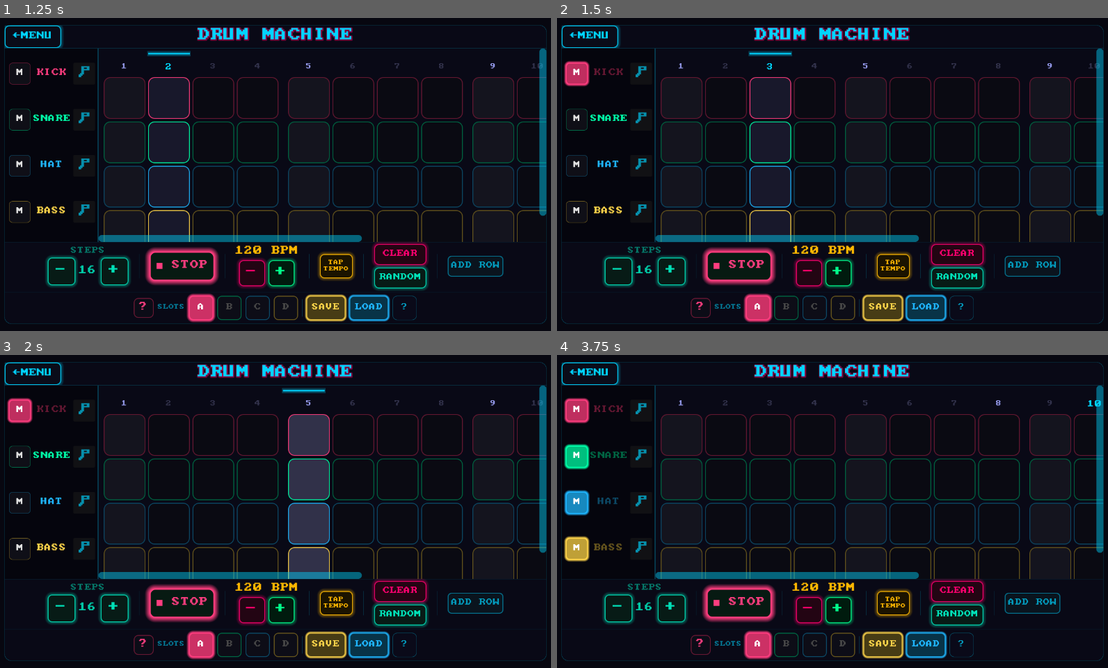
Above: before the commit, frames 1-4 (two rows, left to right).
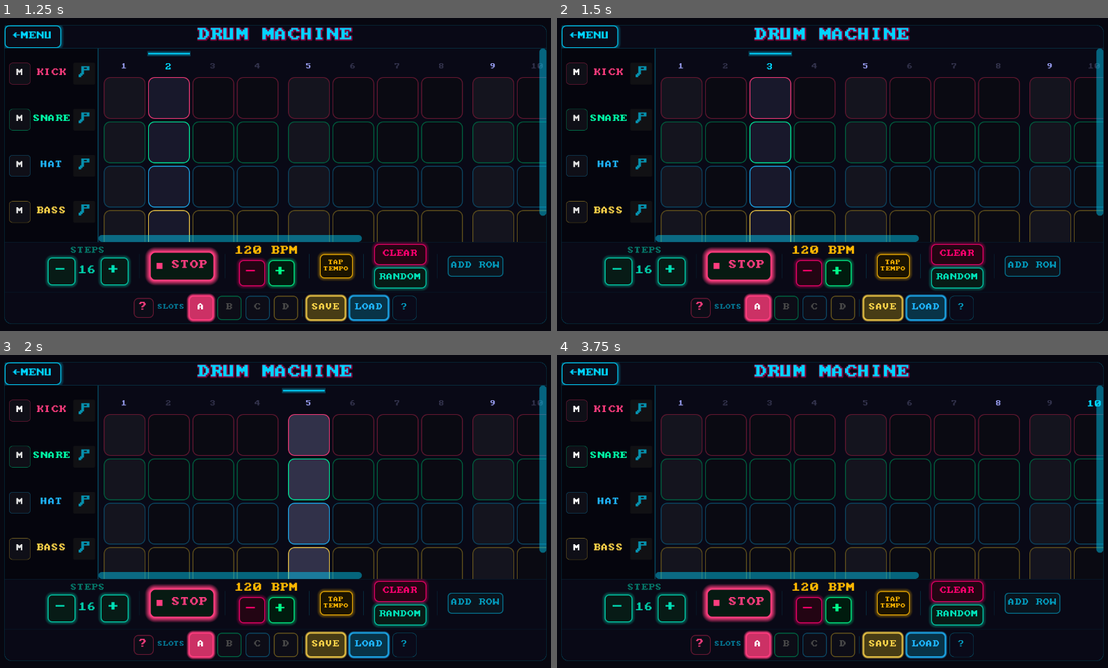
Above: after the commit, the same moments.

Repository: HunterD-LevelMax/godot.DrumMachine
Game: Godot game, scene res://scenes/menu/menu.tscn
The game is run twice, just before and just after one commit, with the same random seed, the same clock (stepped at 60 frames per second) and the same inputs.
Inputs:
- Up to frame 1 (1.25 s): click "▶ LAUNCH" at 0.5 s
- Up to frame 2 (1.5 s): click "M" at 1.25 s
- Up to frame 3 (2 s): no input
- Up to frame 4 (3.75 s): click "M" at 2 s; click "M" at 2.75 s; click "M" at 3.5 s

Frame 1 is identical in both runs. In frame 2, 0.4% of the frame differs, in the area x 1-12%, y 13-22%; in frame 3, 0.4%; in frame 4, 1.7%, in the area x 1-13%, y 13-66%.
Error after the commit: Out of bounds get index '0' (on base: 'Array') (res://scripts/ui/mute_controller.gd:63)

Commit message:
refactor: extract SlotManager, TapTempo, MuteController from main.gd
main.gd reduced from 835 → 681 lines (−18%), 52 → 41 functions.

New classes:
- SlotManager: slot button UI, save/load flow, confirm overwrite
- TapTempo: BPM calculation from tap rhythm
- MuteController: mute toggle, label long-press mute

All follow existing RefCounted + setup() pattern. Callbacks wired via
Callable references for decoupling.

Diff:
--- a/scenes/main/main.gd
+++ b/scenes/main/main.gd
@@ -3,7 +3,6 @@
 extends Control
 
 const LONG_PRESS_SEC := 0.45
-const MAX_TAP_COUNT  := 8
 
 const PLAYHEAD_HEIGHT := 4
 
@@ -44,13 +43,14 @@
 var _music:   MusicManager
 var _grid:    StepGridBuilder
 var _popups:  PopupManager
+var _slots:   SlotManager
+var _tap:     TapTempo
+var _mute:    MuteController
 
 var _row_labels:    Array = []
 var _row_snd_btns:  Array = []
 var _row_mute_btns: Array = []
 
-var _active_slot:  int   = 0
-var _slot_buttons: Array = []
 var _syncing_scroll: bool = false
 
 var _lp_timer:    Timer
@@ -59,12 +59,8 @@
 var _lp_fired:    bool = false
 var _lp_consumed: bool = false
 
-var _tap_times: Array[float] = []
-
 var _playhead: ColorRect
 var _playhead_glow: ColorRect
-var _label_mute_timer: Timer = null
-var _label_mute_row: int = -1
 
 var _flash_tweens: Dictionary = {}
 
@@ -80,9 +76,19 @@
 	_music   = MusicManager.new()
 	_grid    = StepGridBuilder.new()
 	_popups  = PopupManager.new()
+	_slots   = SlotManager.new()
+	_tap     = TapTempo.new()
+	_mute    = MuteController.new()
 	_popups.setup(self)
 	_music.setup(self)
 	_music.set_master_volume(GameSettings.master_volume_db)
+	_slots.setup(
+		self, _seq, _popups, _music, _history, _timer, _grid,
+		_rebuild_all_rows, _apply_sound_paths,
+		_refresh_tempo_label, _refresh_steps_label
+	)
+	_tap.setup(_seq, _timer)
+	_mute.setup(self, _seq)
 
 	_lp_timer           = Timer.new()
 	_lp_timer.one_shot  = true
@@ -104,7 +110,10 @@
 	_timer.start()
 
 	_connect_transport_buttons()
-	_init_slot_ui()
+	_slots.init(
+		_slot_btn_a, _slot_btn_b, _slot_btn_c, _slot_btn_d,
+		_save_btn, _load_btn, _inf_btn
+	)
 	_refresh_tempo_label()
 	_refresh_steps_label()
 	_refresh_play_button()
@@ -232,7 +241,7 @@
 	mute_btn.add_theme_stylebox_override("normal", mute_style)
 	mute_btn.add_theme_stylebox_override("pressed", mute_style)
 	mute_btn.add_theme_stylebox_override("hover", mute_style)
-	mute_btn.toggled.connect(_on_mute_toggled.bind(row))
+	mute_btn.toggled.connect(_mute.on_mute_toggled.bind(row))
 	cell.add_child(mute_btn)
 	_row_mute_btns.append(mute_btn)
 
@@ -243,7 +252,7 @@
 	label.add_theme_color_override("font_color", color)
 	label.horizontal_alignment = HORIZONTAL_ALIGNMENT_CENTER
 	label.modulate = Color(0.4, 0.4, 0.4) if _seq.muted[row] else Color(1, 1, 1)
-	label.gui_input.connect(_on_label_input.bind(row))
+	label.gui_input.connect(_mute.on_label_input.bind(row))
 	cell.add_child(label)
 	_row_labels.append(label)
 
@@ -315,48 +324,6 @@
 			_seq.current_step = 0
 			_grid.set_prev_step(-1)
 			_timer.start()
-
-
-# ── Label long-press mute ─────────────────────────────────────────────────────
-
-func _on_label_input(event: InputEvent, row: int) -> void:
-	if event is InputEventMouseButton and event.pressed and event.button_index == MOUSE_BUTTON_LEFT:
-		_cancel_label_mute_timer()
-		_label_mute_row = row
-		_label_mute_timer = Timer.new()
-		_label_mute_timer.one_shot = true
-		_label_mute_timer.wait_time = 0.5
-		_label_mute_timer.timeout.connect(_on_label_mute_timeout)
-		add_child(_label_mute_timer)
-		_label_mute_timer.start()
-	elif event is InputEventMouseButton and not event.pressed:
-		_cancel_label_mute_timer()
-	elif event is InputEventScreenTouch and event.pressed:
-		_cancel_label_mute_timer()
-		_label_mute_row = row
-		_label_mute_timer = Timer.new()
-		_label_mute_timer.one_shot = true
-		_label_mute_timer.wait_time = 0.5
-		_label_mute_timer.timeout.connect(_on_label_mute_timeout)
-		add_child(_label_mute_timer)
-		_label_mute_timer.start()
-	elif event is InputEventScreenTouch and not event.pressed:
-		_cancel_label_mute_timer()
-
-
-func _cancel_label_mute_timer() -> void:
-	if _label_mute_timer != null and _label_mute_timer.is_inside_tree():
-		_label_mute_timer.stop()
-		_label_mute_timer.queue_free()
-		_label_mute_timer = null
-	_label_mute_row = -1
-
-
-func _on_label_mute_timeout() -> void:
-	if _label_mute_row >= 0 and _label_mute_row < _seq.rows:
-		(_row_mute_btns[_label_mute_row] as Button).button_pressed = not _seq.muted[_label_mute_row]
-	_label_mute_row = -1
-	_cancel_label_mute_timer()
 
 
 # ── Connections ───────────────────────────────────────────────────────────────
@@ -476,20 +443,6 @@
 		_music.set_stream(row, _seq.sound_paths[row])
 
 
-# ── Mute ──────────────────────────────────────────────────────────────────────
-
-func _on_mute_toggled(pressed: bool, row: int) -> void:
-	_seq.muted[row] = pressed
-	var lbl: Label = _row_labels[row]
-	var target_color := Color(0.4, 0.4, 0.4) if pressed else Color(1, 1, 1)
-	var tween := lbl.create_tween()
-	tween.tween_property(lbl, "modulate", target_color, 0.15).set_ease(Tween.EASE_OUT).set_trans(Tween.TRANS_CUBIC)
-	var mute_style := DrumTheme.mute_style(pressed, row)
-	(_row_mute_btns[row] as Button).add_theme_stylebox_override("normal", mute_style)
-	(_row_mute_btns[row] as Button).add_theme_stylebox_override("pressed", mute_style)
-	(_row_mute_btns[row] as Button).add_theme_stylebox_override("hover", mute_style)
-
-
 # ── Sequencer tick ────────────────────────────────────────────────────────────
 
 func _on_timer_timeout() -> void:
@@ -621,99 +574,6 @@
 		_timer.start()
 
 
-# ── Save / Load ───────────────────────────────────────────────────────────────
-
-func _on_save_pressed() -> void:
-	if SaveManager.slot_exists(_active_slot):
-		_popups.open_confirm(
-			"SAVE TO SLOT %s?" % SaveManager.SLOT_NAMES[_active_slot],
-			"This will overwrite your existing pattern.",
-			"OVERWRITE",
-			_do_save
-		)
-	else:
-		_do_save()
-
-
-func _do_save() -> void:
-	_popups.close_confirm()
-	SaveManager.save(_active_slot, _seq.to_dict())
-	_refresh_slot_buttons()
-
-
-func _on_load_pressed() -> void:
-	var data := SaveManager.load_slot(_active_slot)
-	if data.is_empty():
-		return
-	var was_playing := _seq.is_playing
-	if was_playing:
-		_seq.is_playing = false
-		_timer.stop()
-	_history.push(_seq.get_grid_snapshot())
-	_seq.from_dict(data)
-	_rebuild_all_rows()
-	_apply_sound_paths()
-	_timer.wait_time = _seq.timer_interval()
-	_refresh_tempo_label()
-	_refresh_steps_label()
-	_refresh_slot_buttons()
-	if was_playing:
-		_seq.is_playing = true
-		_seq.current_step = 0
-		_grid.set_prev_step(-1)
-		_timer.start()
-
-
-# ── Slot UI ───────────────────────────────────────────────────────────────────
-
-func _init_slot_ui() -> void:
-	_slot_buttons = [_slot_btn_a, _slot_btn_b, _slot_btn_c, _slot_btn_d]
-	for i in range(4):
-		_slot_buttons[i].focus_mode = Control.FOCUS_NONE
-		_slot_buttons[i].pressed.connect(_on_slot_selected.bind(i))
-	_apply_action_button(_save_btn, Color("#FFD54A"))
-	_apply_action_button(_load_btn, Color("#1FB6FF"))
-	_save_btn.pressed.connect(_on_save_pressed)
-	_load_btn.pressed.connect(_on_load_pressed)
-	_inf_btn.pressed.connect(_popups.open_help)
-	_refresh_slot_buttons()
-
-
-func _on_slot_selected(slot: int) -> void:
-	_active_slot = slot
-	_refresh_slot_buttons()
-	var btn: Button = _slot_buttons[slot]
-	var tw := btn.create_tween()
-	tw.set_ease(Tween.EASE_OUT)
-	tw.set_trans(Tween.TRANS_ELASTIC)
-	tw.tween_property(btn, "scale", Vector2(0.88, 0.88), 0.04)
-	tw.tween_property(btn, "scale", Vector2.ONE, 0.14)
-
-
-func _refresh_slot_buttons() -> void:
-	for i in range(_slot_buttons.size()):
-		var is_active := i == _active_slot
-		var has_data  := SaveManager.slot_exists(i)
-		var btn: Button = _slot_buttons[i]
-		btn.button_pressed = is_active
-		var s := DrumTheme.slot_style(i, is_active, has_data)
-		btn.add_theme_stylebox_override("normal",  s)
-		btn.add_theme_stylebox_override("pressed", s)
-		btn.add_theme_stylebox_override("hover",   s)
-		btn.add_theme_color_override("font_color",
-			Color(1, 1, 1) if is_active
-			else (DrumTheme.ROW_COLORS[i].darkened(0.1) if has_data else Color(0.28, 0.28, 0.28)))
-		btn.text = SaveManager.SLOT_NAMES[i] + ("•" if has_data else "")
-
-
-func _apply_action_button(btn: Button, color: Color) -> void:
-	var styles := DrumTheme.action_button_styles(color)
-	btn.add_theme_stylebox_override("normal",  styles[0])
-	btn.add_theme_stylebox_override("hover",   styles[1])
-	btn.add_theme_stylebox_override("pressed", styles[2])
-	btn.add_theme_color_override("font_color", color)
-
-
 # ── Tempo ─────────────────────────────────────────────────────────────────────
 
 func _on_increase_tempo() -> void:
@@ -788,22 +648,8 @@
 # ── Tap Tempo ─────────────────────────────────────────────────────────────────
 
 func _on_tap_tempo() -> void:
-	var now := Time.get_ticks_msec() / 1000.0
-	if not _tap_times.is_empty() and (now - _tap_times[-1]) > 3.0:
-		_tap_times.clear()
-	_tap_times.append(now)
-	if _tap_times.size() > MAX_TAP_COUNT:
-		_tap_times.remove_at(0)
-	if _tap_times.size() >= 2:
-		var total := 0.0
-		for i in range(1, _tap_times.size()):
-			total += _tap_times[i] - _tap_times[i - 1]
-		_seq.tempo = clampi(
-			int(round(60.0 / (total / (_tap_times.size() - 1)))),
-			Sequencer.MIN_TEMPO, Sequencer.MAX_TEMPO
-		)
-		_timer.wait_time = _seq.timer_interval()
-		_refresh_tempo_label()
+	_tap.on_tap()
+	_refresh_tempo_label()
 
 
 # ── Keyboard input ────────────────────────────────────────────────────────────
--- /dev/null
+++ b/scripts/core/slot_manager.gd
@@ -0,0 +1,127 @@
+## slot_manager.gd
+## Manages save/load slots, slot button UI, and save/load flow.
+class_name SlotManager
+extends RefCounted
+
+var _seq:      Sequencer
+var _popups:   PopupManager
+var _music:    MusicManager
+var _history:  PatternHistory
+var _timer:    Timer
+var _grid:     StepGridBuilder
+var _owner:    Control
+
+var _active_slot: int   = 0
+var _slot_buttons: Array = []
+
+var on_rebuild:       Callable
+var on_apply_sounds:  Callable
+var on_refresh_tempo: Callable
+var on_refresh_steps: Callable
+
+
+func setup(owner: Control, seq: Sequencer, popups: PopupManager, music: MusicManager,
+           history: PatternHistory, timer: Timer, grid: StepGridBuilder,
+           p_on_rebuild: Callable, p_on_apply_sounds: Callable,
+           p_on_refresh_tempo: Callable, p_on_refresh_steps: Callable) -> void:
+	_owner  = owner
+	_seq    = seq
+	_popups = popups
+	_music  = music
+	_history = history
+	_timer  = timer
+	_grid   = grid
+	on_rebuild       = p_on_rebuild
+	on_apply_sounds  = p_on_apply_sounds
+	on_refresh_tempo = p_on_refresh_tempo
+	on_refresh_steps = p_on_refresh_steps
+
+
+func init(slot_a: Button, slot_b: Button, slot_c: Button, slot_d: Button,
+          save_btn: Button, load_btn: Button, inf_btn: Button) -> void:
+	_slot_buttons = [slot_a, slot_b, slot_c, slot_d]
+	for i in range(4):
+		_slot_buttons[i].focus_mode = Control.FOCUS_NONE
+		_slot_buttons[i].pressed.connect(_on_slot_selected.bind(i))
+	_apply_action_button(save_btn, Color("#FFD54A"))
+	_apply_action_button(load_btn, Color("#1FB6FF"))
+	save_btn.pressed.connect(_on_save_pressed)
+	load_btn.pressed.connect(_on_load_pressed)
+	inf_btn.pressed.connect(_popups.open_help)
+	_refresh_slot_buttons()
+
+
+func _on_slot_selected(slot: int) -> void:
+	_active_slot = slot
+	_refresh_slot_buttons()
+	var btn: Button = _slot_buttons[slot]
+	var tw := btn.create_tween()
+	tw.set_ease(Tween.EASE_OUT)
+	tw.set_trans(Tween.TRANS_ELASTIC)
+	tw.tween_property(btn, "scale", Vector2(0.88, 0.88), 0.04)
+	tw.tween_property(btn, "scale", Vector2.ONE, 0.14)
+
+
+func _refresh_slot_buttons() -> void:
+	for i in range(_slot_buttons.size()):
+		var is_active := i == _active_slot
+		var has_data  := SaveManager.slot_exists(i)
+		var btn: Button = _slot_buttons[i]
+		btn.button_pressed = is_active
+		var s := DrumTheme.slot_style(i, is_active, has_data)
+		btn.add_theme_stylebox_override("normal",  s)
+		btn.add_theme_stylebox_override("pressed", s)
+		btn.add_theme_stylebox_override("hover",   s)
+		btn.add_theme_color_override("font_color",
+			Color(1, 1, 1) if is_active
+			else (DrumTheme.ROW_COLORS[i].darkened(0.1) if has_data else Color(0.28, 0.28, 0.28)))
+		btn.text = SaveManager.SLOT_NAMES[i] + ("•" if has_data else "")
+
+
+func _apply_action_button(btn: Button, color: Color) -> void:
+	var styles := DrumTheme.action_button_styles(color)
+	btn.add_theme_stylebox_override("normal",  styles[0])
+	btn.add_theme_stylebox_override("hover",   styles[1])
+	btn.add_theme_stylebox_override("pressed", styles[2])
+	btn.add_theme_color_override("font_color", color)
+
+
+func _on_save_pressed() -> void:
+	if SaveManager.slot_exists(_active_slot):
+		_popups.open_confirm(
+			"SAVE TO SLOT %s?" % SaveManager.SLOT_NAMES[_active_slot],
+			"This will overwrite your existing pattern.",
+			"OVERWRITE",
+			_do_save
+		)
+	else:
+		_do_save()
+
+
+func _do_save() -> void:
+	_popups.close_confirm()
+	SaveManager.save(_active_slot, _seq.to_dict())
+	_refresh_slot_buttons()
+
+
+func _on_load_pressed() -> void:
+	var data := SaveManager.load_slot(_active_slot)
+	if data.is_empty():
+		return
+	var was_playing := _seq.is_playing
+	if was_playing:
+		_seq.is_playing = false
+		_timer.stop()
+	_history.push(_seq.get_grid_snapshot())
+	_seq.from_dict(data)
+	on_rebuild.call()
+	on_apply_sounds.call()
+	_timer.wait_time = _seq.timer_interval()
+	on_refresh_tempo.call()
+	on_refresh_steps.call()
+	_refresh_slot_buttons()
+	if was_playing:
+		_seq.is_playing = true
+		_seq.current_step = 0
+		_grid.set_prev_step(-1)
+		_timer.start()
--- /dev/null
+++ b/scripts/core/tap_tempo.gd
@@ -0,0 +1,34 @@
+## tap_tempo.gd
+## Calculates BPM from tap rhythm.
+class_name TapTempo
+extends RefCounted
+
+const MAX_TAP_COUNT := 8
+const RESET_DELAY   := 3.0
+
+var _seq:   Sequencer
+var _timer: Timer
+var _tap_times: Array[float] = []
+
+
+func setup(seq: Sequencer, timer: Timer) -> void:
+	_seq   = seq
+	_timer = timer
+
+
+func on_tap() -> void:
+	var now := Time.get_ticks_msec() / 1000.0
+	if not _tap_times.is_empty() and (now - _tap_times[-1]) > RESET_DELAY:
+		_tap_times.clear()
+	_tap_times.append(now)
+	if _tap_times.size() > MAX_TAP_COUNT:
+		_tap_times.remove_at(0)
+	if _tap_times.size() >= 2:
+		var total := 0.0
+		for i in range(1, _tap_times.size()):
+			total += _tap_times[i] - _tap_times[i - 1]
+		_seq.tempo = clampi(
+			int(round(60.0 / (total / (_tap_times.size() - 1)))),
+			Sequencer.MIN_TEMPO, Sequencer.MAX_TEMPO
+		)
+		_timer.wait_time = _seq.timer_interval()
--- /dev/null
+++ b/scripts/ui/mute_controller.gd
@@ -0,0 +1,70 @@
+## mute_controller.gd
+## Handles mute toggle and label long-press to mute.
+class_name MuteController
+extends RefCounted
+
+var _seq: Sequencer
+var _row_labels:    Array = []
+var _row_mute_btns: Array = []
+var _label_mute_timer: Timer = null
+var _label_mute_row: int = -1
+var _owner: Node
+
+
+func setup(owner: Node, seq: Sequencer) -> void:
+	_owner = owner
+	_seq   = seq
+
+
+func set_row_refs(labels: Array, mute_btns: Array) -> void:
+	_row_labels    = labels
+	_row_mute_btns = mute_btns
+
+
+func on_label_input(event: InputEvent, row: int) -> void:
+	if event is InputEventMouseButton and event.pressed and event.button_index == MOUSE_BUTTON_LEFT:
+		_start_label_mute_timer(row)
+	elif event is InputEventMouseButton and not event.pressed:
+		_cancel_label_mute_timer()
+	elif event is InputEventScreenTouch and event.pressed:
+		_start_label_mute_timer(row)
+	elif event is InputEventScreenTouch and not event.pressed:
+		_cancel_label_mute_timer()
+
+
+func _start_label_mute_timer(row: int) -> void:
+	_cancel_label_mute_timer()
+	_label_mute_row = row
+	_label_mute_timer = Timer.new()
+	_label_mute_timer.one_shot = true
+	_label_mute_timer.wait_time = 0.5
+	_label_mute_timer.timeout.connect(_on_label_mute_timeout)
+	_owner.add_child(_label_mute_timer)
+	_label_mute_timer.start()
+
+
+func _cancel_label_mute_timer() -> void:
+	if _label_mute_timer != null and _label_mute_timer.is_inside_tree():
+		_label_mute_timer.stop()
+		_label_mute_timer.queue_free()
+		_label_mute_timer = null
+	_label_mute_row = -1
+
+
+func _on_label_mute_timeout() -> void:
+	if _label_mute_row >= 0 and _label_mute_row < _seq.rows:
+		(_row_mute_btns[_label_mute_row] as Button).button_pressed = not _seq.muted[_label_mute_row]
+	_label_mute_row = -1
+	_cancel_label_mute_timer()
+
+
+func on_mute_toggled(pressed: bool, row: int) -> void:
+	_seq.muted[row] = pressed
+	var lbl: Label = _row_labels[row]
+	var target_color := Color(0.4, 0.4, 0.4) if pressed else Color(1, 1, 1)
+	var tween := lbl.create_tween()
+	tween.tween_property(lbl, "modulate", target_color, 0.15).set_ease(Tween.EASE_OUT).set_trans(Tween.TRANS_CUBIC)
+	var mute_style := DrumTheme.mute_style(pressed, row)
+	(_row_mute_btns[row] as Button).add_theme_stylebox_override("normal", mute_style)
+	(_row_mute_btns[row] as Button).add_theme_stylebox_override("pressed", mute_style)
+	(_row_mute_btns[row] as Button).add_theme_stylebox_override("hover", mute_style)
